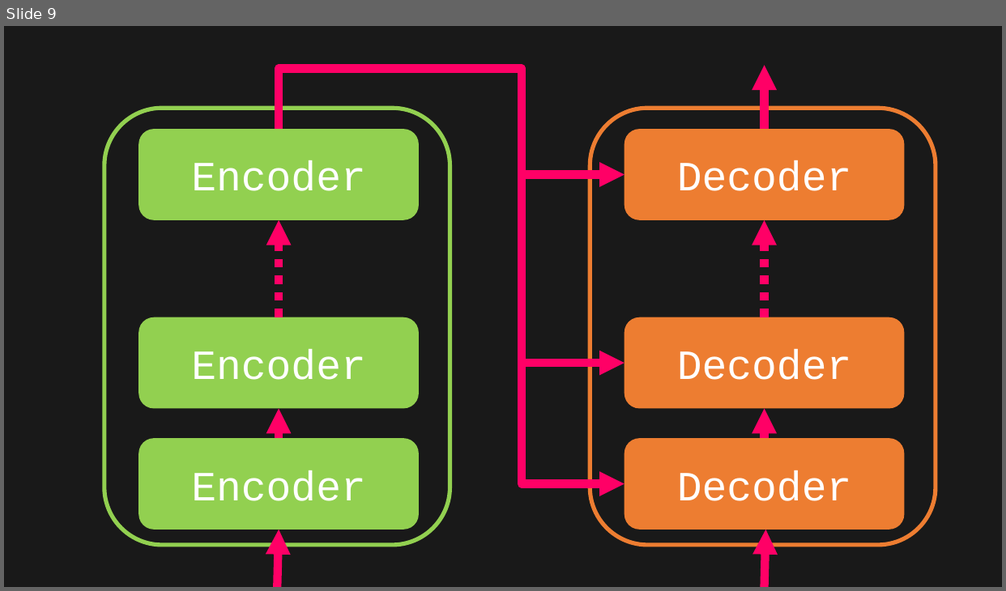
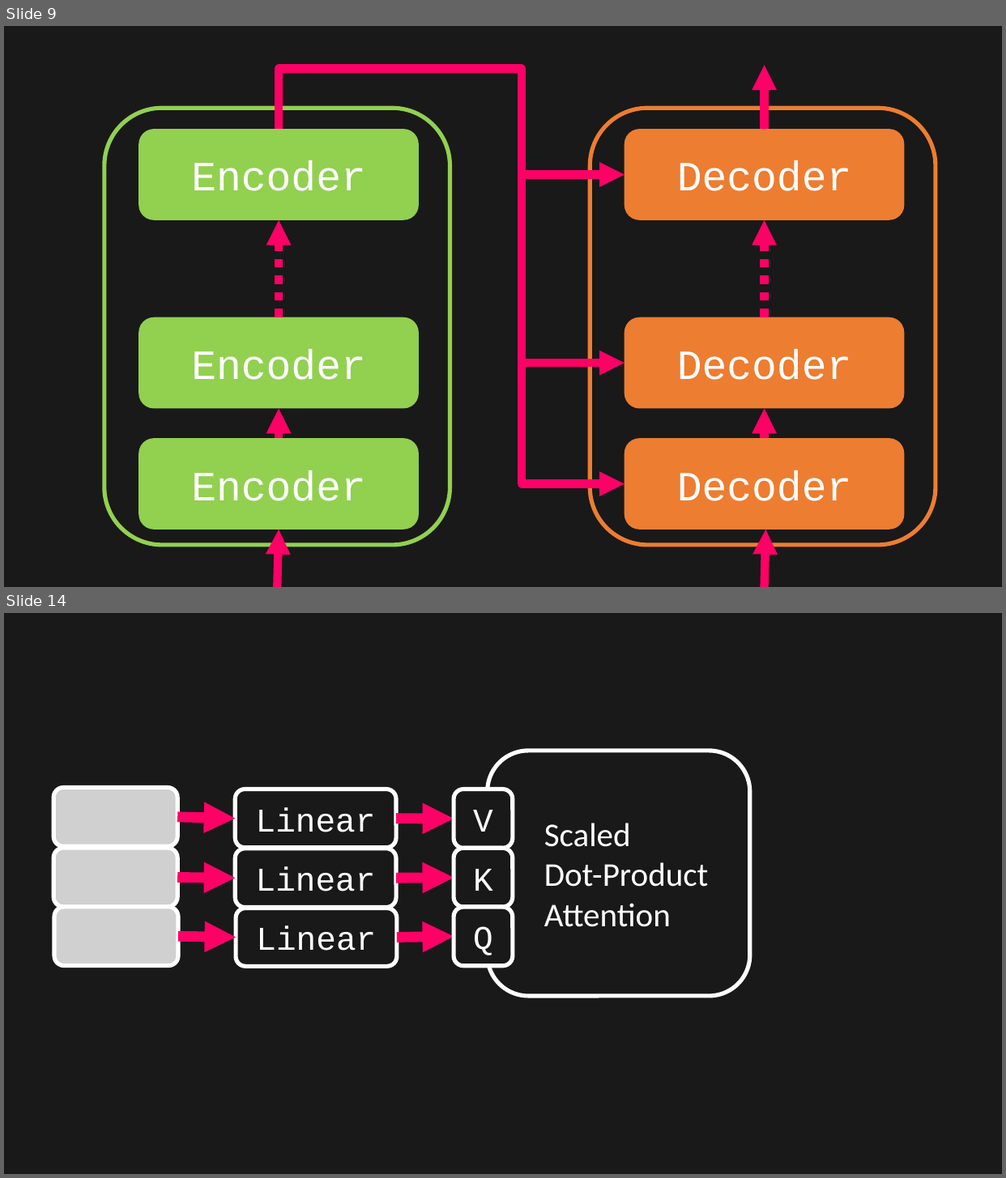
Before and after one commit to toonnyy8/PPT, a slide deck: Attention-is-all-you-need/image.pptx. Shown one above the other, each under a label of ours: slide 9 before the commit, slides 9 and 14 after it; the slides between them are not shown. The pictures are 1006x591 and 1006x1178 pixels, drawn with LibreOffice and Linux fonts; fonts in the diff are those of the drawing; grey boxes stand for pictures. Boxes give left, top, right and bottom in pixels: in the first picture for what was removed or moved away, otherwise in the second. Text is boxed around its words. In the diff, an @@ line names an element or a change of style, - is before the commit and + after.

```diff
--- a/Attention-is-all-you-need/image.pptx
+++ b/Attention-is-all-you-need/image.pptx
@@ slide 14 added at bbox=[4, 613, 1002, 1174], background #191919 @@
@@ rounded rectangle added at bbox=[488, 751, 750, 996], fill #191919, outline #FFFFFF 4 pt, 32 pt, text #FFFFFF @@
+  Scaled
+  Dot-Product Attention
@@ picture added at bbox=[53, 787, 177, 846] @@
@@ rounded rectangle added at bbox=[236, 789, 396, 847], outline #FFFFFF 4 pt, 32 pt, text #FFFFFF @@
+Linear
@@ rounded rectangle added at bbox=[454, 789, 513, 848], fill #191919, outline #FFFFFF 4 pt, 32 pt, text #FFFFFF @@
+V
@@ arrow added from (177, 817) to (236, 819), #FF0066 10 pt @@
@@ arrow added from (396, 819) to (454, 819), #FF0066 10 pt @@
@@ picture added at bbox=[53, 848, 177, 907] @@
@@ rounded rectangle added at bbox=[236, 849, 396, 908], outline #FFFFFF 4 pt, 32 pt, text #FFFFFF @@
+Linear
@@ rounded rectangle added at bbox=[454, 848, 513, 907], fill #191919, outline #FFFFFF 4 pt, 32 pt, text #FFFFFF @@
+K
@@ arrow added from (177, 877) to (236, 878), #FF0066 10 pt @@
@@ arrow added from (396, 878) to (454, 878), #FF0066 10 pt @@
@@ picture added at bbox=[54, 907, 178, 966] @@
@@ rounded rectangle added at bbox=[236, 909, 397, 967], outline #FFFFFF 4 pt, 32 pt, text #FFFFFF @@
+Linear
@@ rounded rectangle added at bbox=[454, 907, 513, 966], fill #191919, outline #FFFFFF 4 pt, 32 pt, text #FFFFFF @@
+Q
@@ arrow added from (178, 936) to (236, 937), #FF0066 10 pt @@
@@ arrow added from (397, 937) to (454, 936), #FF0066 10 pt @@
```
Also in this commit, not shown: 1 slide changed, 5 other slides added, 2 other files.
